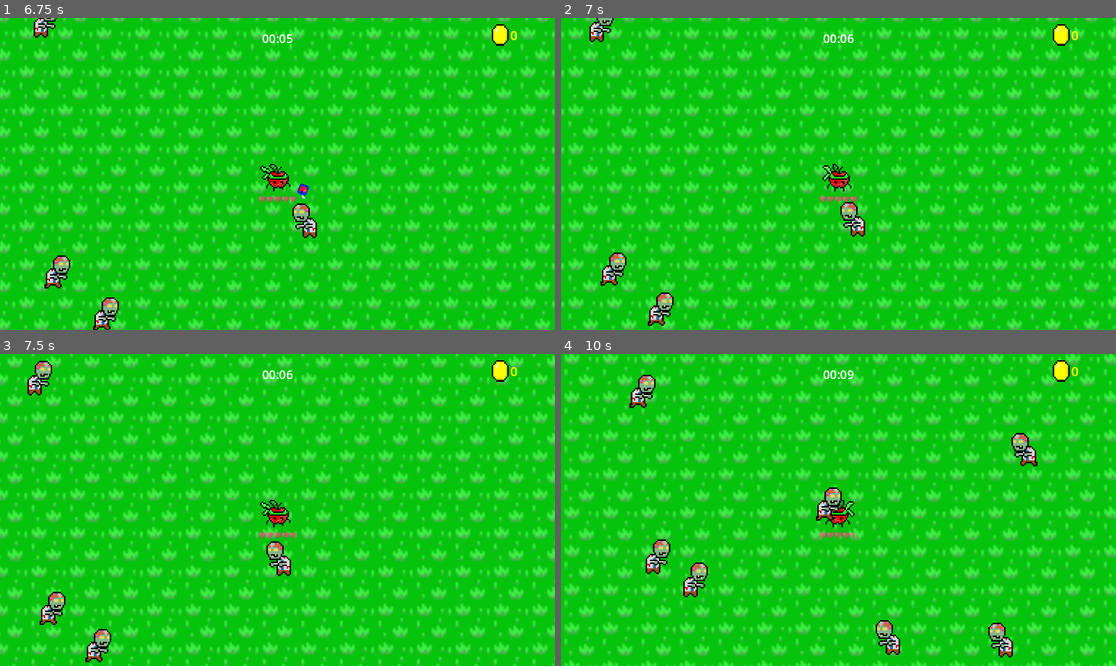
Above: before the commit, frames 1-4 (two rows, left to right).
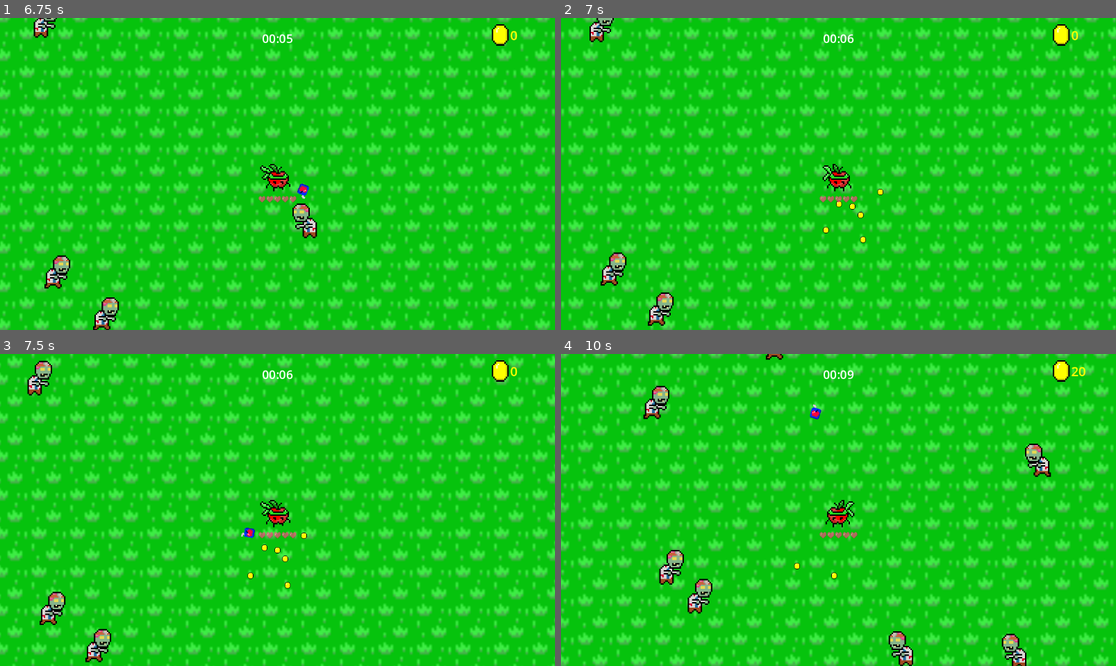
Above: after the commit, the same moments.

Repository: felixtjahyadi/halustudio
Game: Godot game, scene res://scenes/Utils/title.tscn
Same seed, same stepped clock (60 frames per second), same inputs: the game is played once before the commit and once after it. Sound files missing from this copy of the repository are replaced by a short silence.
Inputs (mouse positions are in pixels of both pictures, inside the frame that each line leads up to):
- Up to frame 1 (6.75 s): click "Play" at 0.5 s; tap Enter at 1.25 s; move the mouse to (399, 158) at 1.27 s; hold D (right) 1.28-2.03 s; click (399, 158) at 1.35 s; move the mouse to (166, 189) at 2.02 s; hold S (down) 2.03-2.78 s; click (166, 189) at 2.1 s; move the mouse to (333, 105) at 2.77 s; hold D (right) 2.78-3.53 s; click (333, 105) at 2.85 s; move the mouse to (249, 236) at 3.52 s; hold W (up) 3.53-4.28 s; click (249, 236) at 3.6 s; move the mouse to (444, 220) at 4.27 s; hold A (left) 4.28-5.78 s; click (444, 220) at 4.35 s; move the mouse to (111, 127) at 5.02 s; click (111, 127) at 5.1 s; move the mouse to (305, 174) at 5.77 s; hold S (down) 5.78-6.53 s; click (305, 174) at 5.85 s; move the mouse to (194, 96) at 6.52 s; hold D (right) from 6.53 s (still down); click (194, 96) at 6.6 s
- Up to frame 2 (7 s): keep holding D (right)
- Up to frame 3 (7.5 s): move the mouse to (399, 494) at 7.27 s; release D (right) at 7.28 s; hold W (up) from 7.28 s (still down); click (399, 494) at 7.35 s
- Up to frame 4 (10 s): move the mouse to (727, 525) at 8.02 s; release W (up) at 8.03 s; hold D (right) 8.03-8.78 s; click (727, 525) at 8.1 s; move the mouse to (894, 441) at 8.77 s; hold S (down) 8.78-9.53 s; click (894, 441) at 8.85 s; move the mouse to (810, 572) at 9.52 s; hold A (left) from 9.53 s (still down); click (810, 572) at 9.6 s

Frame 1 is identical in both runs. In frame 2, 0.4% of the frame differs, in the area x 47-59%, y 54-73%; in frame 3, 0.5%; in frame 4, 43%, in the area x 0-100%, y 0-100%.

Commit message:
Nerfing some stuffs#2

Diff:
--- a/scenes/Enemy/reaper.tscn
+++ b/scenes/Enemy/reaper.tscn
@@ -134,7 +134,7 @@
 
 [node name="AnimatedSprite2D" parent="EnemyBody" index="0"]
 sprite_frames = SubResource("SpriteFrames_4lqwm")
-frame_progress = 0.381686
+frame_progress = 0.32917
 
 [editable path="EnemyBody"]
 [editable path="EnemyBody/HurtBox"]
--- a/scripts/FrameSaver.gd
+++ b/scripts/FrameSaver.gd
@@ -2,7 +2,7 @@
 
 @onready var timer = $Timer
 
-func _physics_process(delta):
+func _physics_process(_delta):
 	if timer.is_stopped():
 		if Engine.get_frames_per_second() < 55:
 			disable_stuff(20)
@@ -11,6 +11,6 @@
 		if Engine.get_frames_per_second() > 85:
 			disable_stuff(5)
 
-func disable_stuff(arg = 20):
+func disable_stuff(_arg = 20):
 	get_tree().call_group("enemy", "frame_save")
 	timer.start()
--- a/scripts/base_enemy.gd
+++ b/scripts/base_enemy.gd
@@ -31,7 +31,6 @@
 	screen_size = get_viewport_rect().size
 	hurtbox.connect("hurt", Callable(self, "_on_hurt_box_hurt"))
 	hideTimer.connect("timeout", Callable(self, "_on_hide_timer_timeout"))
-	death.connect("finished", Callable(self,"_on"))
 
 func _physics_process(_delta):
 	knock_back = knock_back.move_toward(Vector2.ZERO, knock_back_recovery)
--- a/scripts/juice_box.gd
+++ b/scripts/juice_box.gd
@@ -3,7 +3,7 @@
 var level = 1
 var hp = 1
 var speed = 100
-var damage = 20
+var damage = 50
 var knock_back = 100
 var size = 1.0
 
@@ -21,7 +21,7 @@
 		1:
 			hp = 1
 			speed = 100
-			damage = clamp(20 * (1+player.damage_up), 5, 9999)
+			damage = clamp(50 * (1+player.damage_up), 5, 9999)
 			knock_back = 100
 			size = 1.0
 	var tween = create_tween()
--- a/scripts/player.gd
+++ b/scripts/player.gd
@@ -14,7 +14,6 @@
 
 var enemy_close = []
 
-var collected_upgrades = []
 var upgrade_options = []
 var damage_up = 0
 var armor = 0
@@ -69,7 +68,7 @@
 
 func attack():
 	if juice_attack_level > 0:
-		juiceboxTimer.wait_time = juice_attack_speed * (1-cooldown)
+		juiceboxTimer.wait_time = juice_attack_speed * clamp(1-cooldown, 0.99, 3)
 		if juiceboxTimer.is_stopped():
 			juiceboxTimer.start()
 
@@ -81,7 +80,7 @@
 		death()
 
 func _on_juice_box_timer_timeout():
-	juice_ammo += clamp(juice_base_ammo + additional_atk,0,3)
+	juice_ammo += clamp(juice_base_ammo + additional_atk,1,3)
 	juiceboxAttackTimer.start()
 
 func _on_juice_box_attack_timer_timeout():
@@ -158,11 +157,11 @@
 	if money >= price:
 		match upgrade:
 			"attack_up":
-				damage_up += 0.5
-				cooldown -= 0.3
+				damage_up += 0.3
+				cooldown -= 0.1
 			"atk_speed_up":
-				cooldown += 0.5
-				damage_up -= 0.3
+				cooldown += 0.05
+				damage_up -= 0.05
 			"shield_up":
 				armor += 1
 				mov_speed -= 20
@@ -174,7 +173,7 @@
 				hp += 10
 				_on_hurt_box_hurt(0,0,0)
 			"pick_range_up":
-				grab_area.shape.radius *= 1.2
+				grab_area.shape.radius *= 1.05
 			"add_attack":
 				additional_atk += 1
 			"food":
@@ -186,7 +185,6 @@
 		for i in option_children:
 			i.queue_free()
 		upgrade_options.clear()
-		collected_upgrades.append(upgrade)
 		store_panel.visible = false
 		store_panel.position = Vector2(1240,70)
 		get_tree().paused = false
@@ -236,7 +234,6 @@
 	get_tree().paused = false
 	var _level = get_tree().change_scene_to_file("res://scenes/Utils/title.tscn")
 
-
 func _on_close_button_click_end():
 	var option_children = store_options.get_children()
 	for i in option_children:
Not shown, changed: export/Apple_DKD.pck
Not shown, changed: export/Apple_DKD.zip
